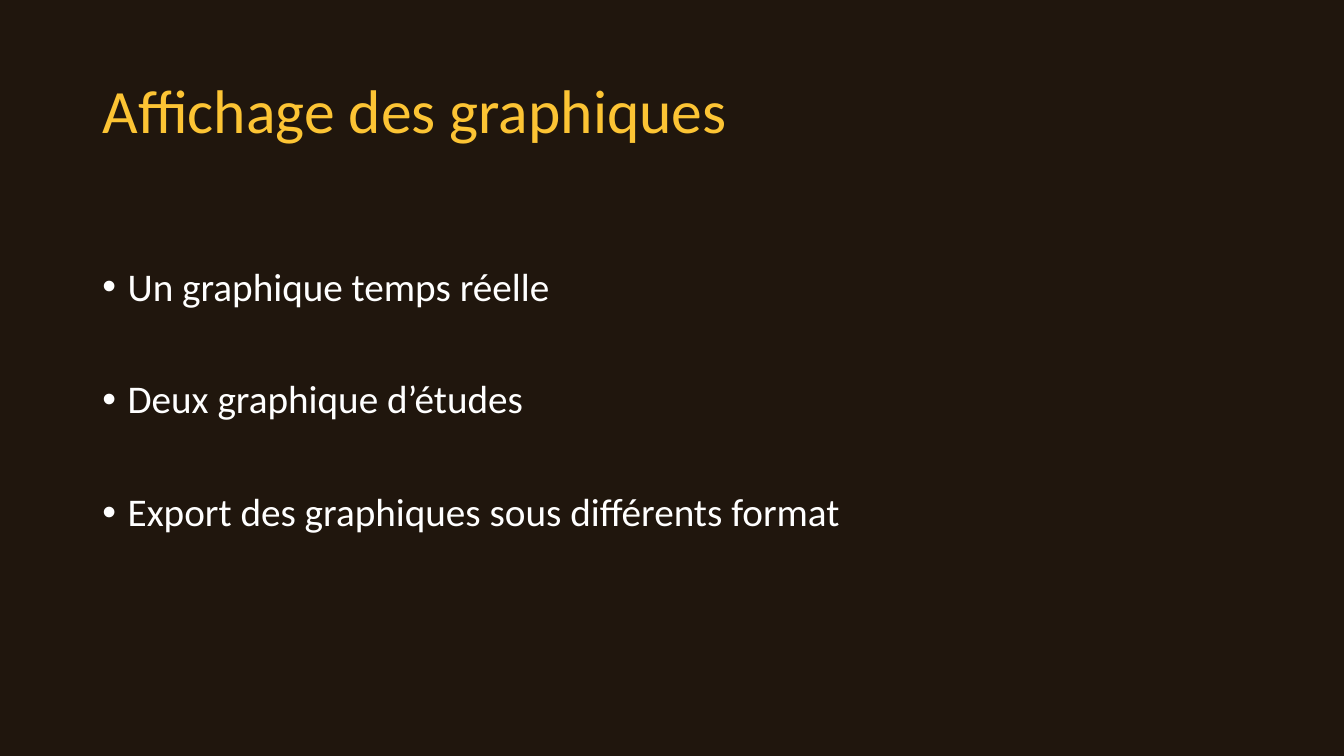
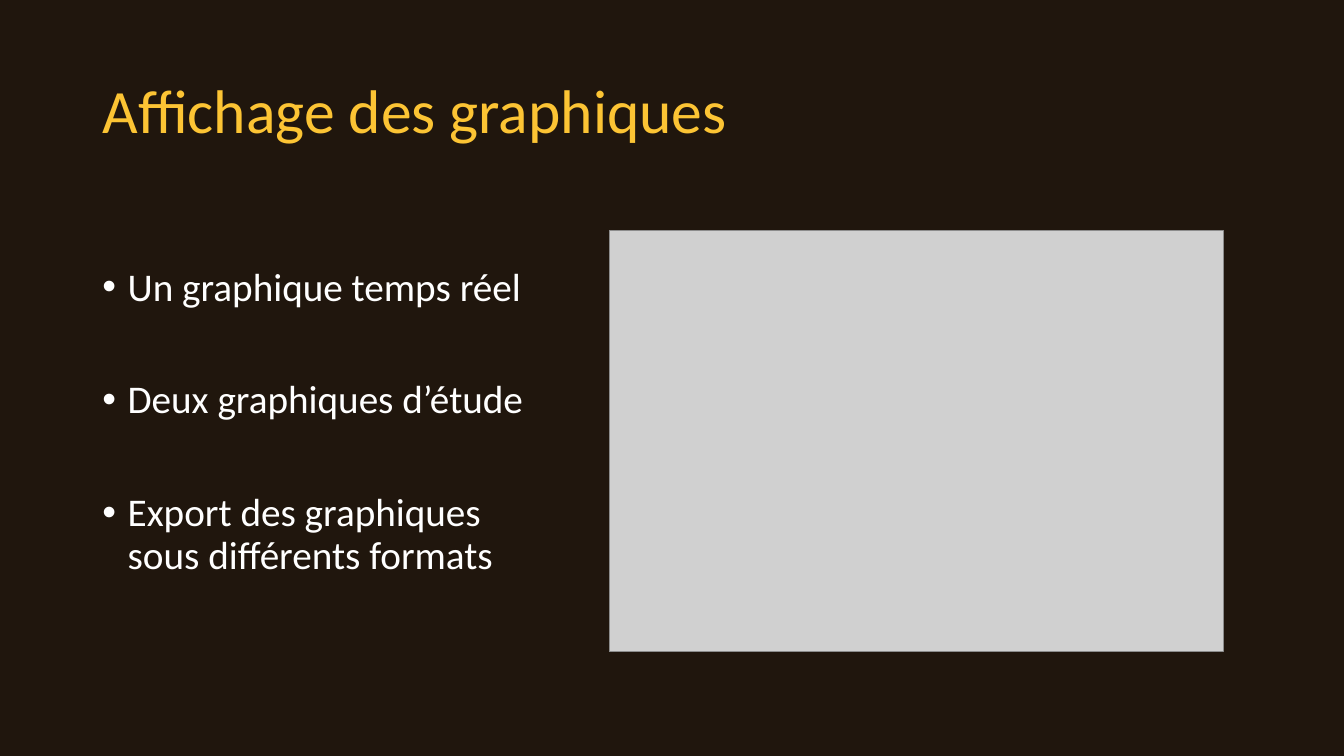
Before and after one commit to gdgaetan/openbee, a slide deck: slide 8 of présentation.pptx (slide 5 before the commit). Drawn at 1344x756 pixels with LibreOffice and Linux fonts; fonts in the diff are those of the drawing; grey boxes stand for pictures; background and template pictures are left out. Boxes give left, top, right and bottom in pixels: in the first picture for what was removed or moved away, otherwise in the second. Text is boxed around its words. In the diff, an @@ line names an element or a change of style, - is before the commit and + after.

```diff
--- a/présentation.pptx
+++ b/présentation.pptx
@@ picture added at [609, 231, 1223, 652] @@
@@ text at [128, 273, 523, 570]: text changed @@
-• Un graphique temps réelle
-• Deux graphique d’études
-• Export des graphiques sous différents format
+• Un graphique temps réel
+• Deux graphiques d’étude
+• Export des graphiques sous différents formats
```
Also in this commit, not shown: 10 other slides changed, 8 slides added, 1 slide removed, 1 other file.
